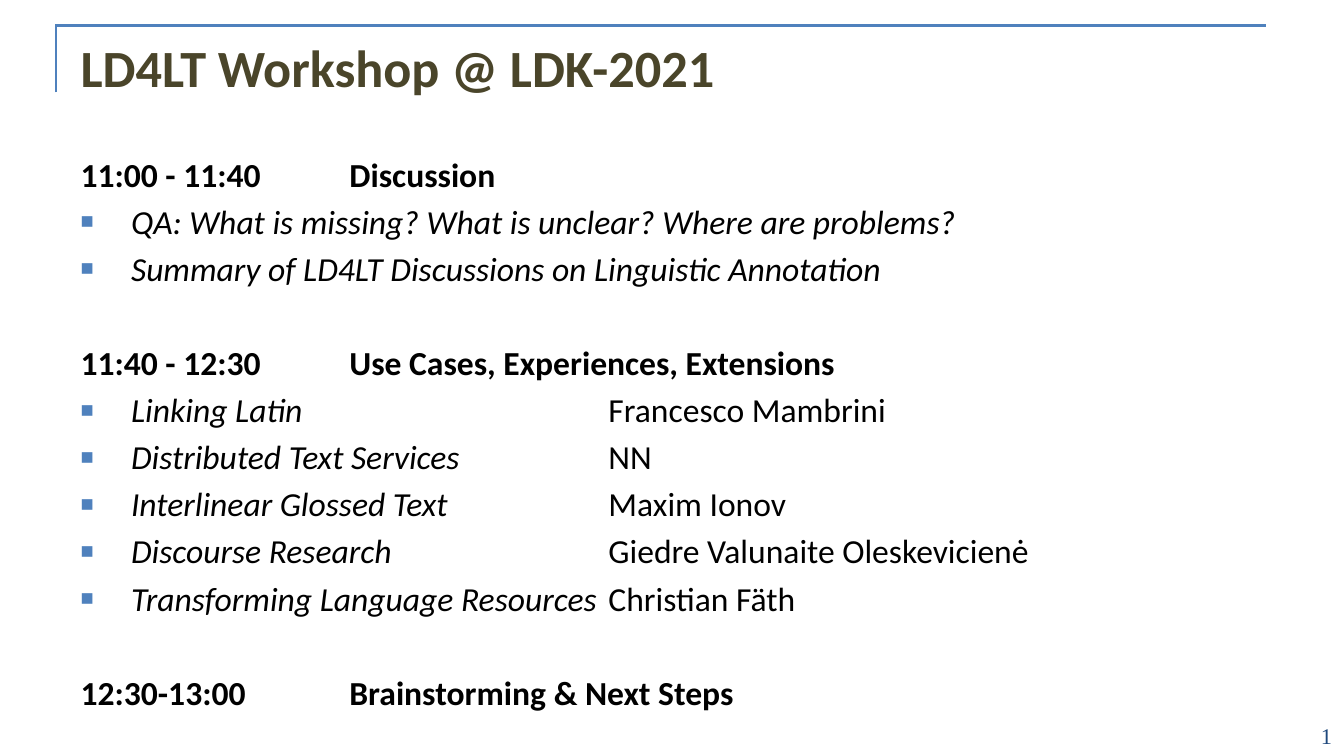
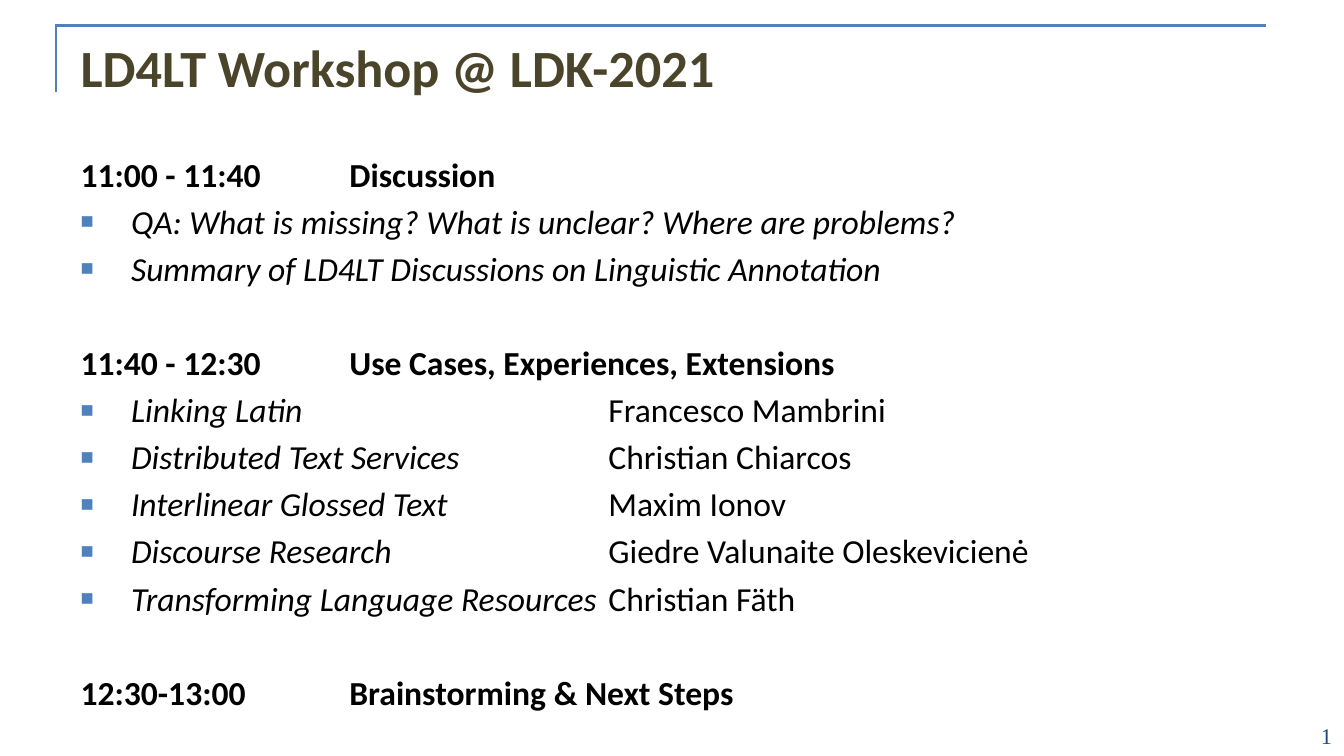
Before and after one commit to ld4lt/linguistic-annotation, a slide deck: slide 1 of doc/meetings/ldk-2021/2-toc.pptx. Drawn at 1344x756 pixels with LibreOffice and Linux fonts; fonts in the diff are those of the drawing; background and template pictures are left out. Boxes give left, top, right and bottom in pixels: in the first picture for what was removed or moved away, otherwise in the second. Text is boxed around its words. In the diff, an @@ line names an element or a change of style, - is before the commit and + after.

```diff
--- a/doc/meetings/ldk-2021/2-toc.pptx
+++ b/doc/meetings/ldk-2021/2-toc.pptx
@@ text at <box>131,445,851,470</box>: text changed @@
-■ Distributed Text Services NN
+■ Distributed Text Services Christian Chiarcos
```
Also in this commit, not shown: 1 other file.
